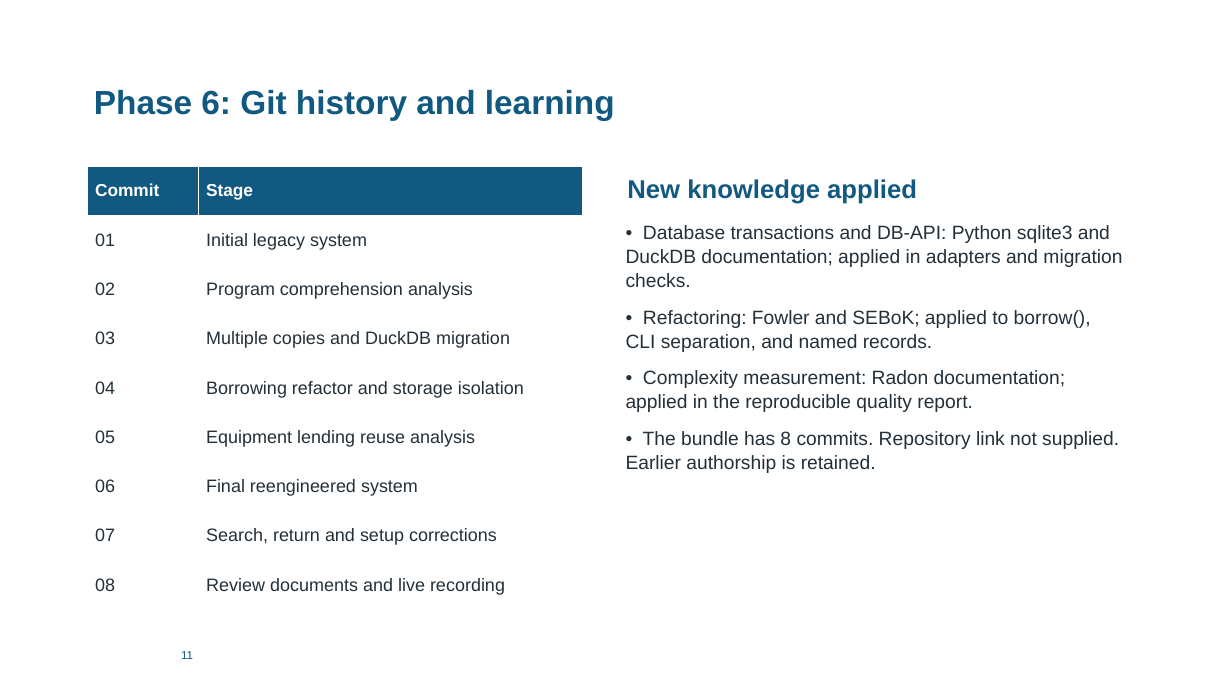
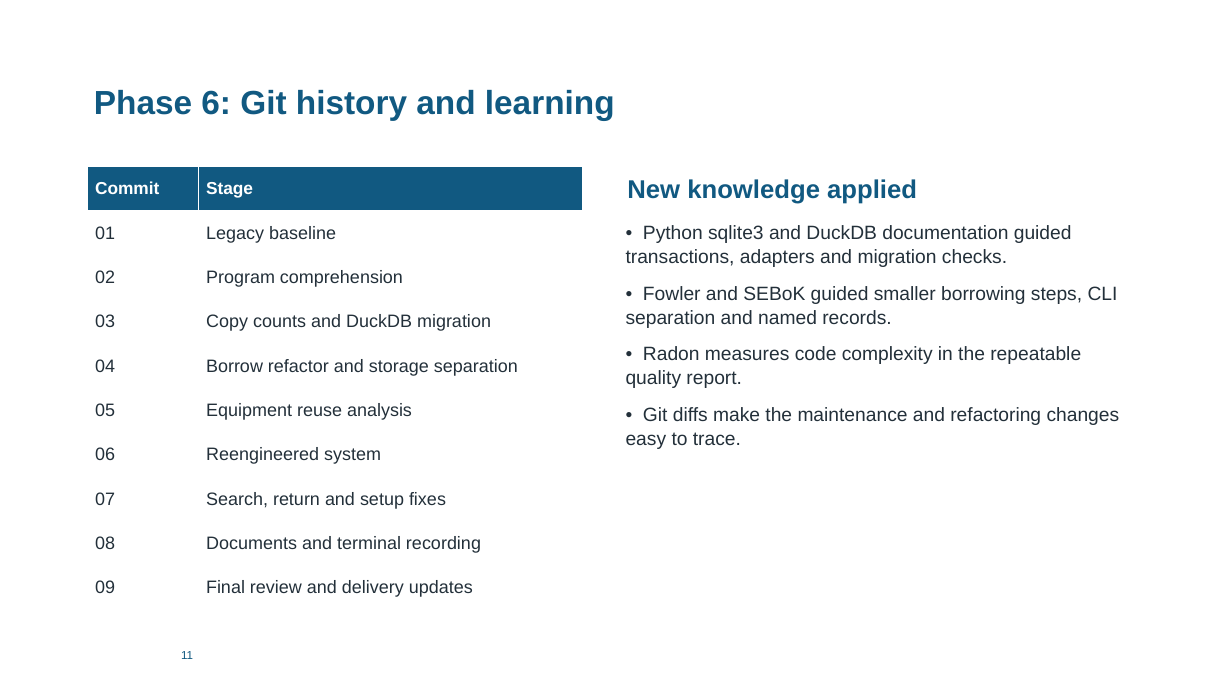
Before and after one commit to jurialamri6-eng/SE431-repository, a slide deck: slide 13 of Presentation/SE431_Presentation.pptx. Drawn at 1232x693 pixels with LibreOffice and Linux fonts; fonts in the diff are those of the drawing. Boxes give left, top, right and bottom in pixels: in the first picture for what was removed or moved away, otherwise in the second. Text is boxed around its words. In the diff, an @@ line names an element or a change of style, - is before the commit and + after.

Commit message:
09 Prepare current submission and record fresh verification
Update the current report, presentation and demonstration. Remove optional reference copies and preview assets from the current tree. Record fresh 33-test verification and quality measurements. Preserve the eight existing commits and their recorded authors and dates.

```diff
--- a/Presentation/SE431_Presentation.pptx
+++ b/Presentation/SE431_Presentation.pptx
@@ table at [88,166,582,610] @@
-row 2: 01 | Initial legacy system
-row 3: 02 | Program comprehension analysis
-row 4: 03 | Multiple copies and DuckDB migration
-row 5: 04 | Borrowing refactor and storage isolation
-row 6: 05 | Equipment lending reuse analysis
-row 7: 06 | Final reengineered system
-row 8: 07 | Search, return and setup corrections
-row 9: 08 | Review documents and live recording
+row 2: 01 | Legacy baseline
+row 3: 02 | Program comprehension
+row 4: 03 | Copy counts and DuckDB migration
+row 5: 04 | Borrow refactor and storage separation
+row 6: 05 | Equipment reuse analysis
+row 7: 06 | Reengineered system
+row 8: 07 | Search, return and setup fixes
+row 9: 08 | Documents and terminal recording
+row 10: 09 | Final review and delivery updates
@@ text at [626,225,1120,449]: text changed @@
-• Database transactions and DB-API: Python sqlite3 and DuckDB documentation; applied in adapters and migration checks.
-• Refactoring: Fowler and SEBoK; applied to borrow(), CLI separation, and named records.
-• Complexity measurement: Radon documentation; applied in the reproducible quality report.
-• The bundle has 8 commits. Repository link not supplied. Earlier authorship is retained.
+• Python sqlite3 and DuckDB documentation guided transactions, adapters and migration checks.
+• Fowler and SEBoK guided smaller borrowing steps, CLI separation and named records.
+• Radon measures code complexity in the repeatable quality report.
+• Git diffs make the maintenance and refactoring changes easy to trace.
```
Also in this commit, not shown: 11 other slides changed, 1 slide added, 1 slide removed, 55 other files.
